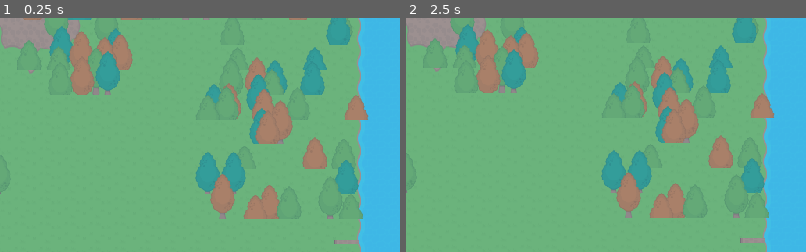
Above: before the commit, frames 1-2 (left to right).
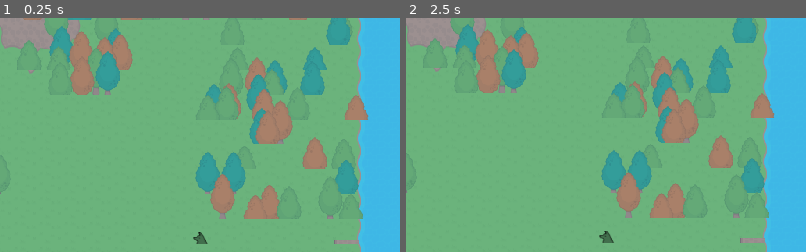
Above: after the commit, the same moments.

Repository: bagedevimo/pxljam19
Game: Godot game, scene res://Game.tscn
The game is run twice, just before and just after one commit, with the same random seed, the same clock (stepped at 60 frames per second) and the same inputs.
Inputs:
- Up to frame 1 (0.25 s): no input
- Up to frame 2 (2.5 s): tap Enter at 0.5 s; hold Right (ui_right) 0.53-1.28 s; tap Space (ui_select) at 0.77, 1.25, 1.52 s; hold Down (ui_down) 1.28-2.03 s; hold Right (ui_right) from 2.03 s (still down)
The pictures show only the part of the screen within x 46-96%, y 42-92%; the shares and areas given below are measured in that part.

The runs differ from the first frame. In frame 1, 0.1% of the frame differs, in the area x 48-52%, y 91-97%; in frame 2, 0.1%.

Commit message:
Fix wolf sprite origin

Diff:
--- a/Wolf.tscn
+++ b/Wolf.tscn
@@ -5,10 +5,10 @@
 [ext_resource path="res://Say.tscn" type="PackedScene" id=3]
 [ext_resource path="res://Interactable.tscn" type="PackedScene" id=4]
 
-[sub_resource type="CapsuleShape2D" id=1]
+[sub_resource type="CircleShape2D" id=4]
 
 [sub_resource type="CircleShape2D" id=2]
-radius = 37.7585
+radius = 31.3802
 
 [sub_resource type="Animation" id=3]
 resource_name = "idle"
@@ -30,11 +30,13 @@
 script = ExtResource( 1 )
 
 [node name="CollisionShape2D" type="CollisionShape2D" parent="."]
-shape = SubResource( 1 )
+position = Vector2( -0.28479, -14.8091 )
+shape = SubResource( 4 )
 
 [node name="Sprite" type="Sprite" parent="."]
 position = Vector2( 0, -1.05457 )
 texture = ExtResource( 2 )
+offset = Vector2( 0, -16 )
 
 [node name="Say" parent="." instance=ExtResource( 3 )]
 position = Vector2( 0, -32.4661 )
@@ -42,6 +44,7 @@
 [node name="Interactable" parent="." instance=ExtResource( 4 )]
 
 [node name="CollisionShape2D" type="CollisionShape2D" parent="Interactable"]
+position = Vector2( -0.28479, -14.8091 )
 shape = SubResource( 2 )
 
 [node name="AnimationPlayer" type="AnimationPlayer" parent="."]
